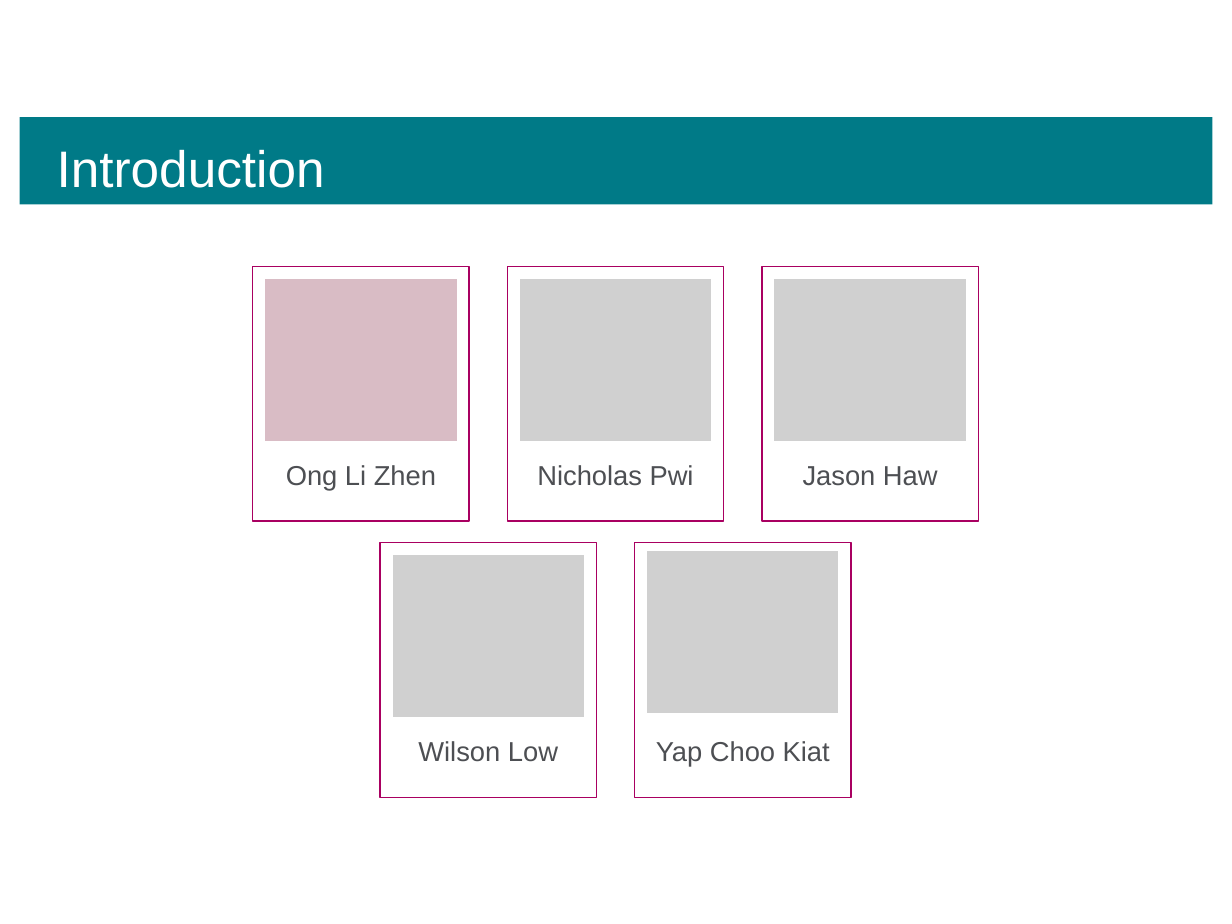
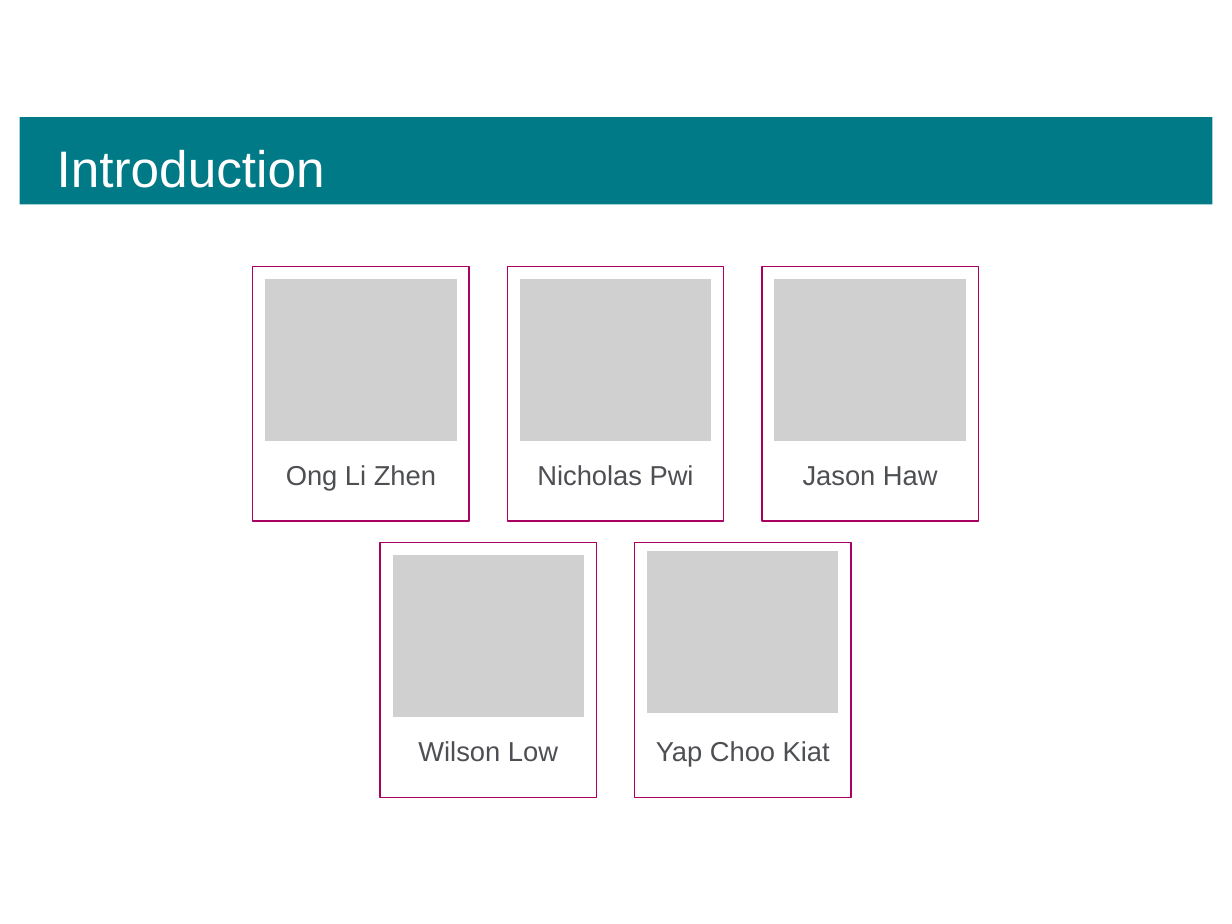
Before and after one commit to nPwi/UpdatedCE291, a slide deck: slide 2 of Presentation Deck/CE291 Final Product Presentation.pptx. Drawn at 1232x924 pixels with LibreOffice and Linux fonts; fonts in the diff are those of the drawing; grey boxes stand for pictures; background and template pictures are left out. Boxes give left, top, right and bottom in pixels: in the first picture for what was removed or moved away, otherwise in the second. Text is boxed around its words. In the diff, an @@ line names an element or a change of style, - is before the commit and + after.

Commit message:
Updated presentation deck with LZ's photo

```diff
--- a/Presentation Deck/CE291 Final Product Presentation.pptx
+++ b/Presentation Deck/CE291 Final Product Presentation.pptx
@@ rectangle removed at <box>264,277,458,442</box> @@
@@ picture added at <box>264,277,458,442</box> @@
```
Also in this commit, not shown: 1 other slide changed.
